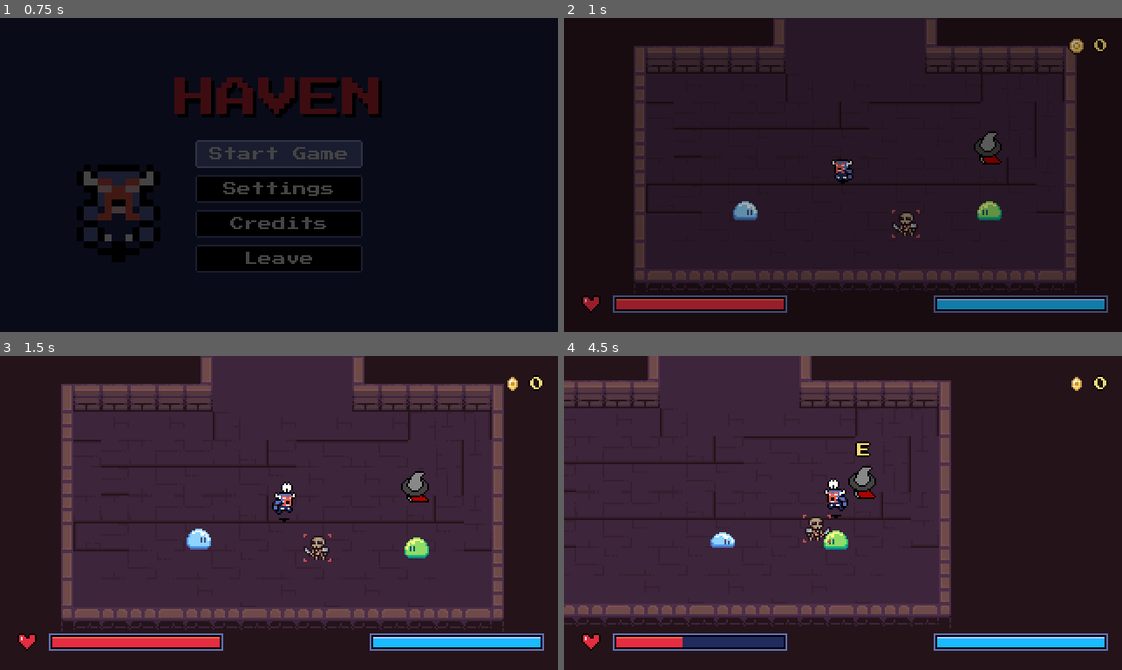
Above: before the commit, frames 1-4 (two rows, left to right).
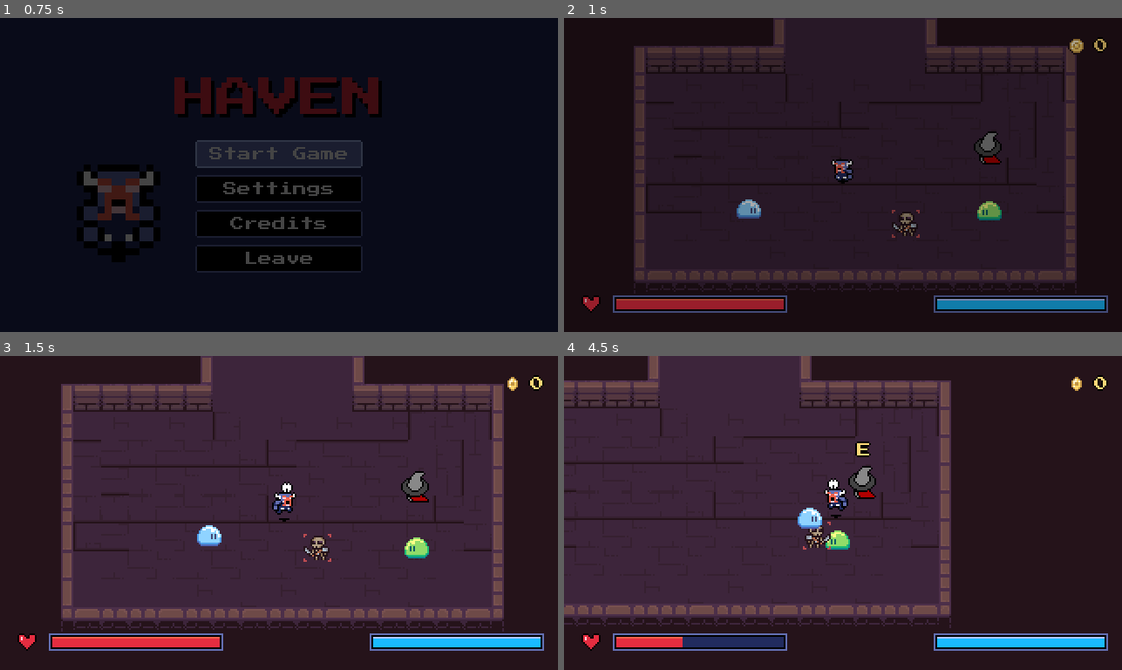
Above: after the commit, the same moments.

Repository: DaEpickid540/haven-2026
Game: Godot game, scene res://Scenes/main.tscn
The game is run twice, just before and just after one commit, with the same random seed, the same clock (stepped at 60 frames per second) and the same inputs.
Inputs (mouse positions are in pixels of both pictures, inside the frame that each line leads up to):
- Up to frame 1 (0.75 s): click "Start Game" at 0.5 s
- Up to frame 2 (1 s): no input
- Up to frame 3 (1.5 s): move the mouse to (401, 497) at 1.27 s; hold Right (right) from 1.28 s (still down); tap J (attack) at 1.35 s; click (401, 497) at 1.42 s
- Up to frame 4 (4.5 s): move the mouse to (731, 528) at 2.02 s; release Right (right) at 2.03 s; hold Down (down) 2.03-2.78 s; tap J (attack) at 2.1, 3.05, 3.8, 4.35 s; move the mouse to (898, 443) at 2.77 s; hold Right (right) 2.78-3.53 s; hold X (dash) 2.78-3.53 s; move the mouse to (815, 575) at 3.52 s; hold Up (up) 3.53-4.28 s; tap E (interact) at 3.6 s; click (815, 575) at 3.67 s; move the mouse to (1010, 560) at 4.27 s; hold Left (left) from 4.28 s (still down)

Frame 1 is identical in both runs. In frame 2, 0.2% of the frame differs, in the area x 30-36%, y 57-65%; in frame 3, 0.3%; in frame 4, 0.7%, in the area x 26-52%, y 48-62%.

Commit message:
Update

Diff:
--- a/Scenes/dungeon_room_1.tscn
+++ b/Scenes/dungeon_room_1.tscn
@@ -6,6 +6,7 @@
 [ext_resource type="Script" uid="uid://ckcacq02vi0wv" path="res://Scripts/room_exit.gd" id="4_exit"]
 [ext_resource type="PackedScene" path="res://Scenes/coin.tscn" id="5_coin"]
 [ext_resource type="PackedScene" uid="uid://db0fpjasttonn" path="res://enemy.tscn" id="6_pxr2g"]
+[ext_resource type="PackedScene" uid="uid://d1w04finjod5s" path="res://slime_blue.tscn" id="7_n0vje"]
 
 [sub_resource type="RectangleShape2D" id="Shape_ExitToHub"]
 size = Vector2(48, 32)
@@ -183,3 +184,6 @@
 
 [node name="Enemy6" parent="." unique_id=1145186614 instance=ExtResource("6_pxr2g")]
 position = Vector2(816, 284)
+
+[node name="SlimeBlue" parent="." unique_id=1556184731 instance=ExtResource("7_n0vje")]
+position = Vector2(554, 106)
--- a/Scenes/dungeon_room_2.tscn
+++ b/Scenes/dungeon_room_2.tscn
@@ -5,6 +5,7 @@
 [ext_resource type="PackedScene" uid="uid://bwx5y3sqfe8k8" path="res://Scenes/player.tscn" id="3_player"]
 [ext_resource type="Script" uid="uid://ckcacq02vi0wv" path="res://Scripts/room_exit.gd" id="4_exit"]
 [ext_resource type="PackedScene" path="res://Scenes/coin.tscn" id="5_coin"]
+[ext_resource type="PackedScene" uid="uid://d1w04finjod5s" path="res://slime_blue.tscn" id="6_yxrg4"]
 
 [sub_resource type="RectangleShape2D" id="Shape_ExitToRoom1"]
 size = Vector2(48, 32)
@@ -177,3 +178,15 @@
 limit_right = 1024
 limit_bottom = 864
 position_smoothing_enabled = true
+
+[node name="SlimeBlue" parent="Player" unique_id=1556184731 instance=ExtResource("6_yxrg4")]
+position = Vector2(0, -46)
+
+[node name="SlimeBlue2" parent="Player" unique_id=1909210266 instance=ExtResource("6_yxrg4")]
+position = Vector2(237, -145)
+
+[node name="SlimeBlue3" parent="Player" unique_id=502752578 instance=ExtResource("6_yxrg4")]
+position = Vector2(-327, -201)
+
+[node name="SlimeBlue4" parent="Player" unique_id=1389153001 instance=ExtResource("6_yxrg4")]
+position = Vector2(-416, -102)
--- a/Scripts/player.gd
+++ b/Scripts/player.gd
@@ -132,6 +132,7 @@
 		return
 
 	_enemies_hit_this_attack.append(body)
+	print($"Hit {body}]")
 	body.take_damage(PlayerStats.get_damage())
 
 	_enemies_hit_this_attack.append(body)
--- a/slime_blue.tscn
+++ b/slime_blue.tscn
@@ -104,8 +104,13 @@
 [sub_resource type="CircleShape2D" id="CircleShape2D_80q1b"]
 
 [node name="SlimeBlue" type="CharacterBody2D" unique_id=1556184731]
+collision_layer = 4
+collision_mask = 7
 motion_mode = 1
 script = ExtResource("1_b4wiw")
+speed = 40.0
+max_health = 2
+attack_interval = 0.6
 
 [node name="Sprite2D" type="Sprite2D" parent="." unique_id=2098987288 groups=["enemy"]]
 texture = ExtResource("2_b4wiw")
@@ -113,7 +118,7 @@
 vframes = 2
 frame = 6
 
-[node name="AnimationPlayer" type="AnimationPlayer" parent="." unique_id=135081827]
+[node name="AnimationPlayer" type="AnimationPlayer" parent="." unique_id=135081827 groups=["enemy"]]
 root_node = NodePath("../Sprite2D")
 libraries/ = SubResource("AnimationLibrary_11g03")
 
@@ -121,7 +126,7 @@
 position = Vector2(0, 3)
 shape = SubResource("CircleShape2D_i0o7n")
 
-[node name="AnimationTree" type="AnimationTree" parent="." unique_id=531815826]
+[node name="AnimationTree" type="AnimationTree" parent="." unique_id=531815826 groups=["enemy"]]
 root_node = NodePath("../Sprite2D")
 tree_root = SubResource("AnimationNodeBlendTree_ytqsa")
 advance_expression_base_node = NodePath("..")
